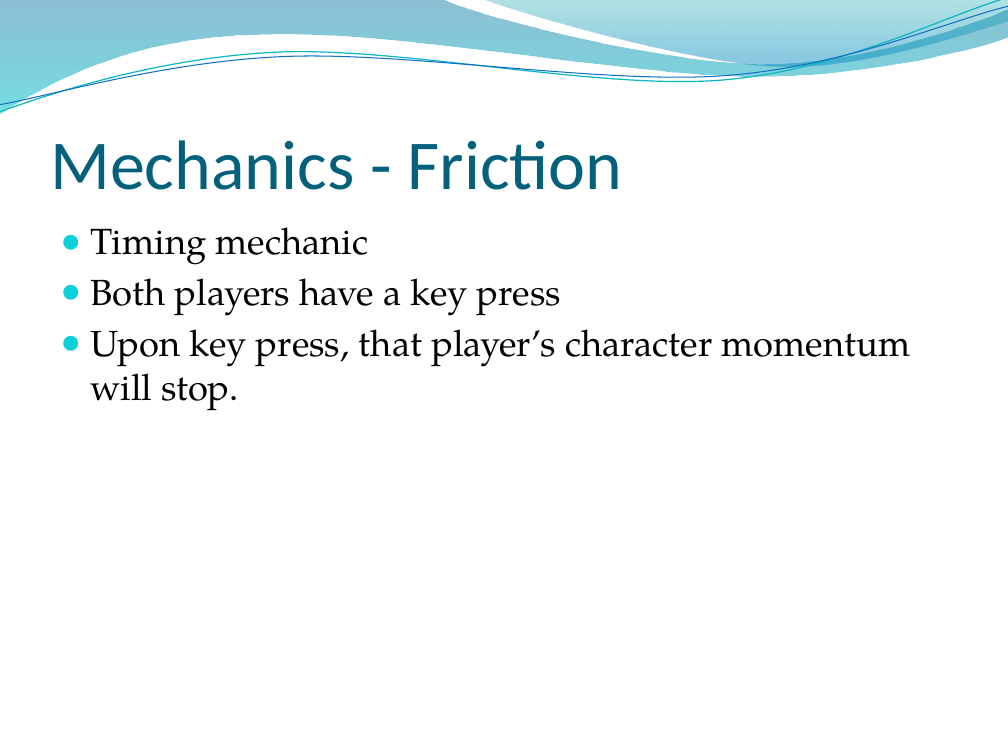
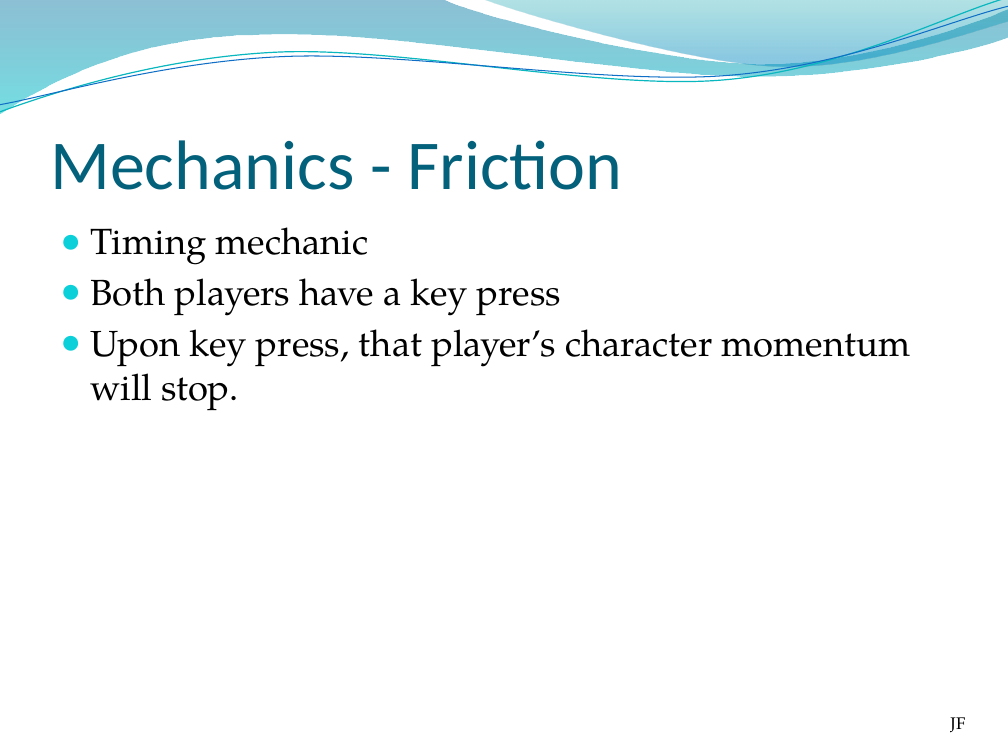
Before and after one commit to UoSGamesGroups/second-semester-s2-group-20, a slide deck: slide 4 of Presentations/Pitch 1 Presentation.pptx. Drawn at 1008x756 pixels with LibreOffice and Linux fonts; fonts in the diff are those of the drawing; background and template pictures are left out. Boxes give left, top, right and bottom in pixels: in the first picture for what was removed or moved away, otherwise in the second. Text is boxed around its words. In the diff, an @@ line names an element or a change of style, - is before the commit and + after.

```diff
--- a/Presentations/Pitch 1 Presentation.pptx
+++ b/Presentations/Pitch 1 Presentation.pptx
@@ text added at box(950, 717, 965, 733), 12 pt, text #000000 @@
+JF
```
Also in this commit, not shown: 6 other slides changed, 1 slide added, 2 slides removed.
